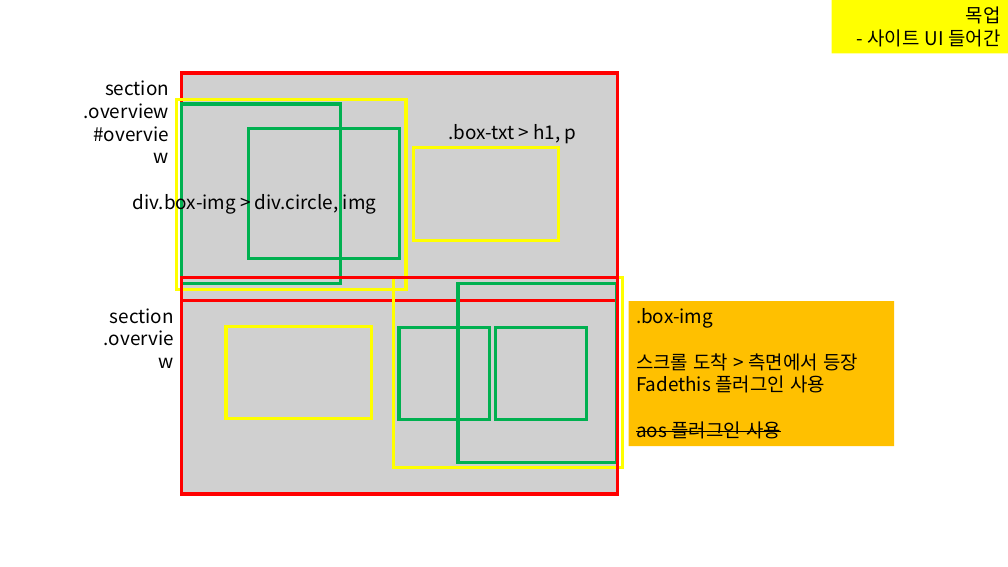
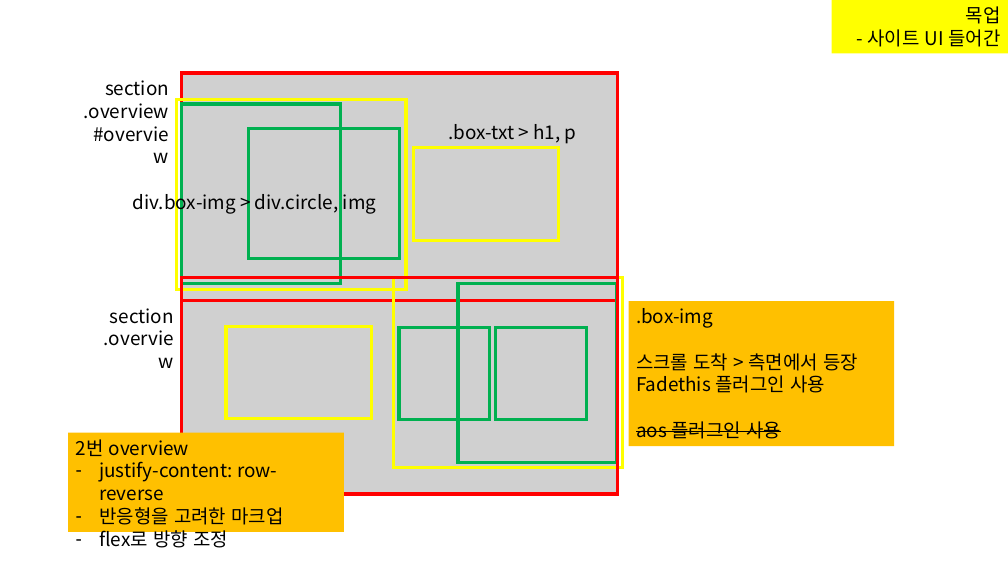
Before and after one commit to kim-yeny/project-esrp, a slide deck: slide 3 of [참고] esrp/(노트) esrp.pptx. Drawn at 1008x567 pixels with LibreOffice and Linux fonts; fonts in the diff are those of the drawing; grey boxes stand for pictures. Boxes give left, top, right and bottom in pixels: in the first picture for what was removed or moved away, otherwise in the second. Text is boxed around its words. In the diff, an @@ line names an element or a change of style, - is before the commit and + after.

```diff
--- a/[참고] esrp/(노트) esrp.pptx
+++ b/[참고] esrp/(노트) esrp.pptx
@@ rectangle added at bbox=[68, 433, 344, 532], fill #FFC000, 18 pt, text #000000 @@
+2번 overview
+– justify-content: row-reverse
+– 반응형을 고려한 마크업
+– flex로 방향 조정
```
Also in this commit, not shown: 1 other file.
